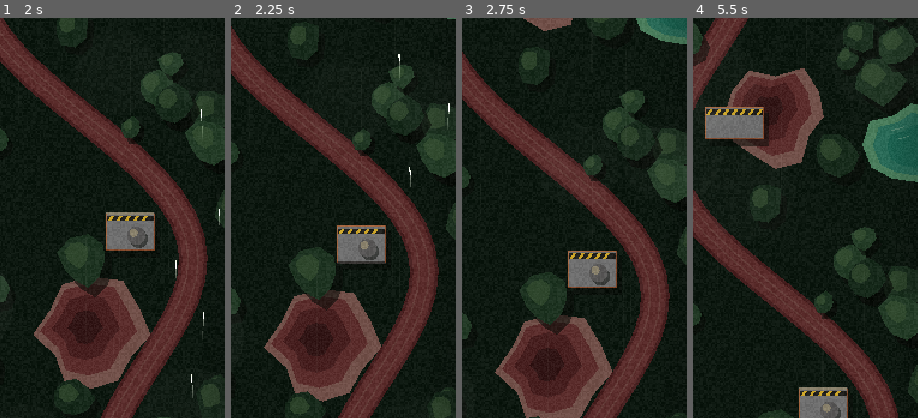
Above: before the commit, frames 1-4 (left to right).
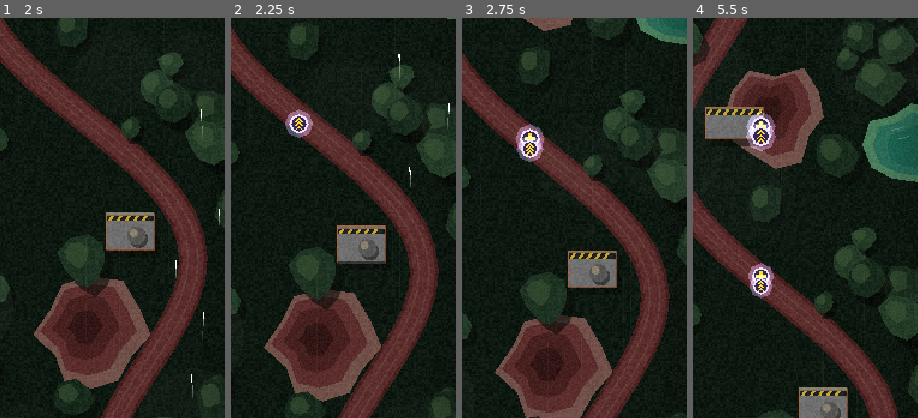
Above: after the commit, the same moments.

Repository: scenebiscuit-cell/asset-zero
Game: Godot game, scene res://tests/test_enemies.tscn
Two runs of this game, one before a commit and one after it. Both use one fixed random seed, a clock stepped at 60 frames per second and the inputs below. This scene is started directly instead of the project's main scene.
Inputs (mouse positions are % of the whole screen's width and height, from its top left):
- Up to frame 1 (2 s): tap Enter at 0.5 s; move the mouse to (72, 45) at 0.52 s; hold D (move_right) 0.53-1.25 s; hold Space (fire) 0.53-1.25 s; click (72, 45) at 0.67 s; tap Shift (morph) at 0.8 s; drag from (30, 55) to (85, 74) at 1.27 s
- Up to frame 2 (2.25 s): move the mouse to (60, 28) at 2.02 s; hold D (move_right) from 2.03 s (still down); tap 7 at 2.1 s
- Up to frame 3 (2.75 s): keep holding D (move_right); tap 8 at 2.3 s
- Up to frame 4 (5.5 s): release D (move_right) at 2.75 s; drag from (45, 70) to (20, 35) at 2.77 s; move the mouse to (80, 65) at 3.52 s; hold A (move_left) 3.53-4.25 s; hold Space (fire) 3.53-4.25 s; tap Shift (morph) at 3.8 s; drag from (20, 35) to (49, 9) at 4.27 s; move the mouse to (55, 50) at 5.02 s; hold S (move_down) from 5.03 s (still down); tap 7 at 5.1 s; click (55, 50) at 5.17 s; tap 8 at 5.3 s
The pictures show only the part of the screen within x 35-85%, y 0-50%; the shares and areas given below are measured in that part.

Frame 1 is identical in both runs. In frame 2, 0.6% of the frame differs, in the area x 24-37%, y 22-30%; in frame 3, 0.9%; in frame 4, 1.7%, in the area x 23-37%, y 23-71%.

Commit message:
Step 6 part 3: Fire Control pickup; wing-root hitbox that narrows in Lance form
Timed Fire Control pickup (3% drop from any kill) gives 10 s of auto-fire.
Repair and Fire Control share a DriftPickup base. XF-0's hitbox is now a
capsule over the body + wing roots (~24 px Gunship, ~14 px Lance), stored per
AirframeShape and morphing with the wings. DESIGN.md 5.2/5.4/5.6 updated.

Co-Authored-By: Claude Opus 5.5 <noreply@anthropic.com>

Diff:
--- a/data/shapes/xf0_light_gunship.tres
+++ b/data/shapes/xf0_light_gunship.tres
@@ -14,3 +14,6 @@
 "EngineGlow": PackedVector2Array(-3, 19, 3, 19, 2, 26, -2, 26)
 })
 muzzle_offset = Vector2(0, -35)
+hitbox_radius = 12.0
+hitbox_height = 36.0
+hitbox_offset = Vector2(0, 0)
--- a/data/shapes/xf0_light_lance.tres
+++ b/data/shapes/xf0_light_lance.tres
@@ -14,3 +14,6 @@
 "EngineGlow": PackedVector2Array(-3, 24, 3, 24, 2, 34, -2, 34)
 })
 muzzle_offset = Vector2(0, -46)
+hitbox_radius = 7.0
+hitbox_height = 44.0
+hitbox_offset = Vector2(0, -4)
--- a/resources/airframe_shape.gd
+++ b/resources/airframe_shape.gd
@@ -6,3 +6,10 @@
 @export var parts: Dictionary[String, PackedVector2Array] = {}
 ## Where the nose weapon's muzzle sits for this shape, relative to the ship.
 @export var muzzle_offset: Vector2 = Vector2(0.0, -35.0)
+
+@export_group("Hitbox")
+## Capsule over the body and wing roots (DESIGN.md §5.4). Wing tips don't count.
+@export var hitbox_radius: float = 12.0
+## Total capsule length, nose to tail, including the rounded ends.
+@export var hitbox_height: float = 36.0
+@export var hitbox_offset: Vector2 = Vector2.ZERO
--- a/scenes/levels/level.gd
+++ b/scenes/levels/level.gd
@@ -10,6 +10,8 @@
 @export var line_spacing: float = 48.0
 ## Keeps spawned lines away from the screen edges.
 @export var spawn_margin: float = 60.0
+## Chance (0-1) that any destroyed enemy drops a timed Fire Control pickup (DESIGN.md §7.3).
+@export_range(0.0, 1.0) var fire_control_drop_chance: float = 0.03
 ## Lets the death splash play out before the failure screen appears.
 @export var mission_failed_delay: float = 1.0
 
@@ -21,6 +23,7 @@
 @onready var _explosion_pool: ExplosionPool = $FX/ExplosionPool
 @onready var _salvage_pool: SalvagePool = $SalvagePool
 @onready var _repair_pool: ObjectPool = $RepairPool
+@onready var _fire_control_pool: ObjectPool = $FireControlPool
 @onready var _player: Player = $Player
 @onready var _mission_failed: MissionFailedScreen = $MissionFailed
 
@@ -62,9 +65,23 @@
 	_explosion_pool.spawn(enemy.global_position)
 	_salvage_pool.spawn_burst(enemy.global_position, enemy.salvage_value())
 	if randf() < enemy.data.repair_drop_chance:
-		var repair: RepairPickup = _repair_pool.acquire() as RepairPickup
-		if repair != null:
-			repair.activate(enemy.global_position, _player)
+		drop_pickup(_repair_pool, enemy.global_position)
+	if randf() < fire_control_drop_chance:
+		drop_pickup(_fire_control_pool, enemy.global_position + Vector2(0.0, -12.0))
+
+
+func drop_repair(at: Vector2) -> void:
+	drop_pickup(_repair_pool, at)
+
+
+func drop_fire_control(at: Vector2) -> void:
+	drop_pickup(_fire_control_pool, at)
+
+
+func drop_pickup(pool: ObjectPool, at: Vector2) -> void:
+	var pickup: DriftPickup = pool.acquire() as DriftPickup
+	if pickup != null:
+		pickup.activate(at, _player)
 
 
 func _on_player_destroyed() -> void:
--- a/scenes/levels/level.tscn
+++ b/scenes/levels/level.tscn
@@ -15,6 +15,7 @@
 [ext_resource type="PackedScene" path="res://scenes/ui/mission_failed.tscn" id="13_mission_failed"]
 [ext_resource type="Script" path="res://scenes/weapons/object_pool.gd" id="14_object_pool"]
 [ext_resource type="PackedScene" path="res://scenes/pickups/repair_pickup.tscn" id="15_repair"]
+[ext_resource type="PackedScene" path="res://scenes/pickups/fire_control_pickup.tscn" id="16_fire_control"]
 
 [sub_resource type="ShaderMaterial" id="ShaderMaterial_grain"]
 shader = ExtResource("10_grain")
@@ -54,6 +55,11 @@
 scene = ExtResource("15_repair")
 pool_size = 4
 
+[node name="FireControlPool" type="Node2D" parent="."]
+script = ExtResource("14_object_pool")
+scene = ExtResource("16_fire_control")
+pool_size = 2
+
 [node name="PlayerRoundPool" type="Node2D" parent="."]
 script = ExtResource("7_round_pool")
 scene = ExtResource("8_round")
--- /dev/null
+++ b/scenes/pickups/drift_pickup.gd
@@ -0,0 +1,46 @@
+class_name DriftPickup
+extends PooledObject
+## Base for pooled power-up pickups: drifts with the ground, pulses, gets pulled in when XF-0 is
+## close. Each pickup overrides _on_collected() with what it actually does.
+
+@export var collect_radius: float = 22.0
+@export var magnet_radius: float = 60.0
+@export var pull_speed: float = 400.0
+## Matches the ground scroll so it looks like it's lying on the terrain.
+@export var drift_speed: float = 60.0
+@export var pulse_speed: float = 5.0
+
+var _target: Node2D
+var _age: float = 0.0
+
+@onready var _visual: Node2D = $Visual
+
+
+func activate(at: Vector2, target: Node2D) -> void:
+	global_position = at
+	_target = target
+	_age = 0.0
+	_start()
+
+
+func _physics_process(delta: float) -> void:
+	_age += delta
+	_visual.scale = Vector2.ONE * (1.0 + 0.12 * sin(_age * pulse_speed))
+	var velocity: Vector2 = Vector2(0.0, drift_speed)
+	if is_instance_valid(_target) and _target.visible:
+		var to_target: Vector2 = _target.global_position - global_position
+		var distance: float = to_target.length()
+		if distance < collect_radius:
+			_on_collected(_target)
+			deactivate()
+			return
+		if distance < magnet_radius:
+			velocity = to_target / distance * pull_speed
+	position += velocity * delta
+	if global_position.y > get_viewport_rect().size.y + 30.0:
+		deactivate()
+
+
+## What the pickup does when XF-0 reaches it.
+func _on_collected(_collector: Node2D) -> void:
+	pass
--- /dev/null
+++ b/scenes/pickups/fire_control_pickup.gd
@@ -0,0 +1,11 @@
+class_name FireControlPickup
+extends DriftPickup
+## Rare timed power-up (DESIGN.md §7.3): turns on auto-fire for a few seconds.
+
+@export var duration: float = 10.0
+
+
+func _on_collected(collector: Node2D) -> void:
+	var player: Player = collector as Player
+	if player != null:
+		player.grant_autofire(duration)
--- /dev/null
+++ b/scenes/pickups/fire_control_pickup.tscn
@@ -0,0 +1,40 @@
+[gd_scene load_steps=3 format=3]
+
+[ext_resource type="Script" path="res://scenes/pickups/fire_control_pickup.gd" id="1_fc"]
+
+[sub_resource type="CanvasItemMaterial" id="CanvasItemMaterial_add"]
+blend_mode = 1
+
+[node name="FireControlPickup" type="Area2D"]
+collision_layer = 32
+collision_mask = 0
+monitoring = false
+monitorable = false
+script = ExtResource("1_fc")
+
+[node name="Visual" type="Node2D" parent="."]
+
+[node name="Glow" type="Polygon2D" parent="Visual"]
+material = SubResource("CanvasItemMaterial_add")
+color = Color(0.75, 0.68, 1, 0.35)
+polygon = PackedVector2Array(0, -16, 11.3, -11.3, 16, 0, 11.3, 11.3, 0, 16, -11.3, 11.3, -16, 0, -11.3, -11.3)
+
+[node name="Ring" type="Polygon2D" parent="Visual"]
+color = Color(0.93, 0.9, 1, 1)
+polygon = PackedVector2Array(0, -11, 7.8, -7.8, 11, 0, 7.8, 7.8, 0, 11, -7.8, 7.8, -11, 0, -7.8, -7.8)
+
+[node name="Inner" type="Polygon2D" parent="Visual"]
+color = Color(0.2, 0.16, 0.32, 1)
+polygon = PackedVector2Array(0, -8.5, 6, -6, 8.5, 0, 6, 6, 0, 8.5, -6, 6, -8.5, 0, -6, -6)
+
+[node name="ChevronTop" type="Polygon2D" parent="Visual"]
+color = Color(1, 0.85, 0.2, 1)
+polygon = PackedVector2Array(0, -7, 5, -2, 3, -2, 0, -4.5, -3, -2, -5, -2)
+
+[node name="ChevronMid" type="Polygon2D" parent="Visual"]
+color = Color(1, 0.85, 0.2, 1)
+polygon = PackedVector2Array(0, -2.5, 5, 2.5, 3, 2.5, 0, 0, -3, 2.5, -5, 2.5)
+
+[node name="ChevronLow" type="Polygon2D" parent="Visual"]
+color = Color(1, 0.85, 0.2, 1)
+polygon = PackedVector2Array(0, 2, 5, 7, 3, 7, 0, 4.5, -3, 7, -5, 7)
--- a/scenes/pickups/repair_pickup.gd
+++ b/scenes/pickups/repair_pickup.gd
@@ -1,41 +1,9 @@
 class_name RepairPickup
-extends PooledObject
-## Pooled repair kit. Drifts with the ground, gets pulled in when XF-0 is close, restores Armor.
+extends DriftPickup
+## Pooled repair kit: restores Armor.
 
 @export var repair_amount: int = 25
-@export var collect_radius: float = 22.0
-@export var magnet_radius: float = 60.0
-@export var pull_speed: float = 400.0
-## Matches the ground scroll so it looks like it's lying on the terrain.
-@export var drift_speed: float = 60.0
-@export var pulse_speed: float = 5.0
-
-var _target: Node2D
-var _age: float = 0.0
-
-@onready var _visual: Node2D = $Visual
 
 
-func activate(at: Vector2, target: Node2D) -> void:
-	global_position = at
-	_target = target
-	_age = 0.0
-	_start()
-
-
-func _physics_process(delta: float) -> void:
-	_age += delta
-	_visual.scale = Vector2.ONE * (1.0 + 0.12 * sin(_age * pulse_speed))
-	var velocity: Vector2 = Vector2(0.0, drift_speed)
-	if is_instance_valid(_target) and _target.visible:
-		var to_target: Vector2 = _target.global_position - global_position
-		var distance: float = to_target.length()
-		if distance < collect_radius:
-			GameState.repair_armor(repair_amount)
-			deactivate()
-			return
-		if distance < magnet_radius:
-			velocity = to_target / distance * pull_speed
-	position += velocity * delta
-	if global_position.y > get_viewport_rect().size.y + 30.0:
-		deactivate()
+func _on_collected(_collector: Node2D) -> void:
+	GameState.repair_armor(repair_amount)
--- a/scenes/player/player.gd
+++ b/scenes/player/player.gd
@@ -15,9 +15,11 @@
 @export var flash_interval: float = 0.08
 @export var collapse_time: float = 0.6
 
-## Turned on by Fire Control power-ups or the accessibility setting (DESIGN.md §7.3), never by a key.
+## Always-on auto-fire: the FC-1 refit or the accessibility setting (DESIGN.md §7.3), never a key.
 var autofire: bool = false
 var _input_mode: InputMode = InputMode.KEYBOARD
+## Seconds left on a timed Fire Control pickup.
+var _autofire_left: float = 0.0
 var _invulnerable_left: float = 0.0
 var _dead: bool = false
 
@@ -36,6 +38,7 @@
 	area_entered.connect(_try_hit)
 	_morph_system.shape_changed.connect(_shadow.refresh)
 	_combat_morph.form_changed.connect(_on_form_changed)
+	_set_hitbox(_combat_morph.current_shape(), 0.0)
 
 
 func _unhandled_input(event: InputEvent) -> void:
@@ -56,8 +59,25 @@
 		position = position.move_toward(get_global_mouse_position(), speed * delta)
 
 	_clamp_to_screen()
-	_autocannon.firing = autofire or Input.is_action_pressed("fire")
+	_update_timed_autofire(delta)
+	_autocannon.firing = autofire or _autofire_left > 0.0 or Input.is_action_pressed("fire")
 	_update_invulnerability(delta)
+
+
+## Timed auto-fire from a Fire Control pickup. A second pickup tops the timer back up, it doesn't stack.
+func grant_autofire(seconds: float) -> void:
+	if _dead:
+		return
+	_autofire_left = maxf(_autofire_left, seconds)
+	print("Fire Control: ON (%.0f s)" % seconds) # Temporary until the HUD shows it (Step 8).
+
+
+func _update_timed_autofire(delta: float) -> void:
+	if _autofire_left <= 0.0:
+		return
+	_autofire_left -= delta
+	if _autofire_left <= 0.0:
+		print("Fire Control: OFF") # Temporary until the HUD shows it (Step 8).
 
 
 func take_damage(amount: int) -> void:
@@ -76,6 +96,21 @@
 	# The muzzle (and its flash) slides out to the new nose as the shape flows.
 	var muzzle: Vector2 = _combat_morph.current_shape().muzzle_offset
 	create_tween().tween_property(_autocannon, "position", muzzle, _combat_morph.morph_time)
+	_set_hitbox(_combat_morph.current_shape(), _combat_morph.morph_time)
+
+
+## The hitbox follows the airframe: it narrows as the wings fold into Lance form.
+func _set_hitbox(shape: AirframeShape, duration: float) -> void:
+	var capsule: CapsuleShape2D = _hitbox.shape as CapsuleShape2D
+	if duration <= 0.0:
+		capsule.radius = shape.hitbox_radius
+		capsule.height = shape.hitbox_height
+		_hitbox.position = shape.hitbox_offset
+		return
+	var tween: Tween = create_tween().set_parallel()
+	tween.tween_property(capsule, "radius", shape.hitbox_radius, duration)
+	tween.tween_property(capsule, "height", shape.hitbox_height, duration)
+	tween.tween_property(_hitbox, "position", shape.hitbox_offset, duration)
 
 
 func _try_hit(area: Area2D) -> void:
--- a/scenes/player/player.tscn
+++ b/scenes/player/player.tscn
@@ -9,8 +9,10 @@
 [ext_resource type="Resource" path="res://data/shapes/xf0_light_gunship.tres" id="7_gunship"]
 [ext_resource type="Resource" path="res://data/shapes/xf0_light_lance.tres" id="8_lance"]
 
-[sub_resource type="CircleShape2D" id="CircleShape2D_hitbox"]
-radius = 6.0
+[sub_resource type="CapsuleShape2D" id="CapsuleShape2D_hitbox"]
+resource_local_to_scene = true
+radius = 12.0
+height = 36.0
 
 [sub_resource type="CanvasItemMaterial" id="CanvasItemMaterial_add"]
 blend_mode = 1
@@ -29,7 +31,7 @@
 script = ExtResource("1_player")
 
 [node name="Hitbox" type="CollisionShape2D" parent="."]
-shape = SubResource("CircleShape2D_hitbox")
+shape = SubResource("CapsuleShape2D_hitbox")
 
 [node name="Shadow" type="Node2D" parent="."]
 z_index = -8
--- a/tests/test_enemies.gd
+++ b/tests/test_enemies.gd
@@ -17,12 +17,21 @@
 
 
 func _ready() -> void:
-	print("Enemy test: 1 RD-2  2 ID-4  3 AA Emplacement  4 Mining Platform  5 Armored Transport  6 HG-7 Gunship  (hold Shift for elite)")
+	print("Enemy test: 1 RD-2  2 ID-4  3 AA Emplacement  4 Mining Platform  5 Armored Transport  6 HG-7 Gunship  (hold Shift for elite)  7 Fire Control pickup  8 repair pickup")
 
 
 func _unhandled_key_input(event: InputEvent) -> void:
 	var key: InputEventKey = event as InputEventKey
 	if key == null or not key.pressed or key.echo:
+		return
+	var drop_at: Vector2 = Vector2(get_viewport_rect().size.x * 0.5, 120.0)
+	if key.physical_keycode == KEY_7:
+		_level.drop_fire_control(drop_at)
+		print("Dropped Fire Control pickup")
+		return
+	if key.physical_keycode == KEY_8:
+		_level.drop_repair(drop_at)
+		print("Dropped repair pickup")
 		return
 	# physical_keycode ignores Shift, so Shift+1 still reads as KEY_1.
 	if not SPAWNS.has(key.physical_keycode):
Not shown: 1 places in scenes/levels/level.tscn that only renumber resources
Not shown, added: scenes/pickups/drift_pickup.gd.uid
Not shown, added: scenes/pickups/fire_control_pickup.gd.uid
Not shown, changed: DESIGN.md
Not shown, changed: ROADMAP.md
